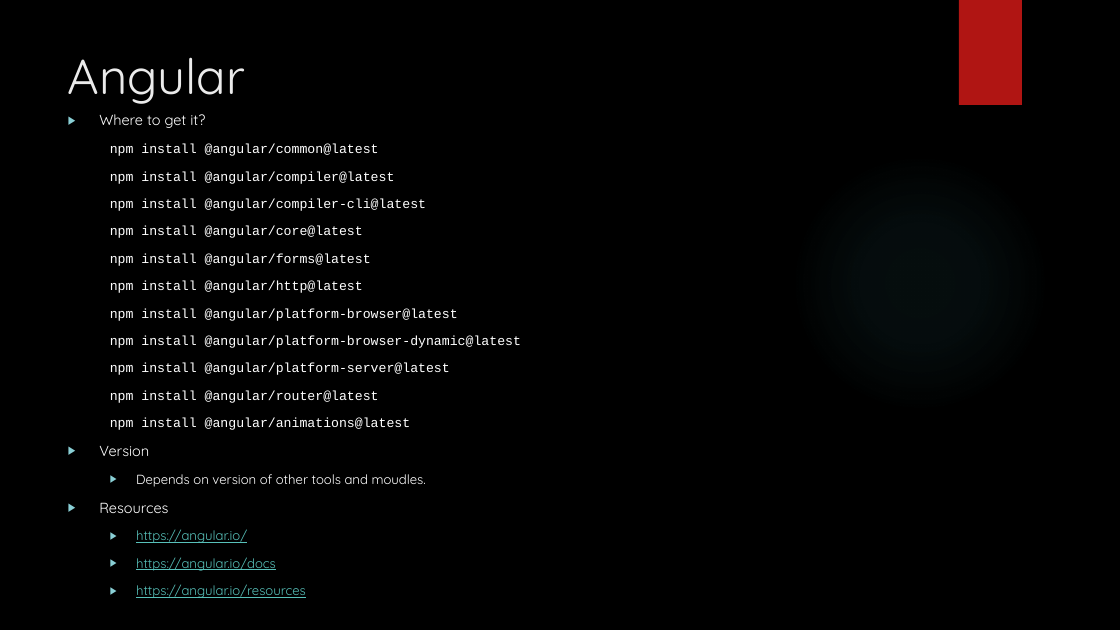
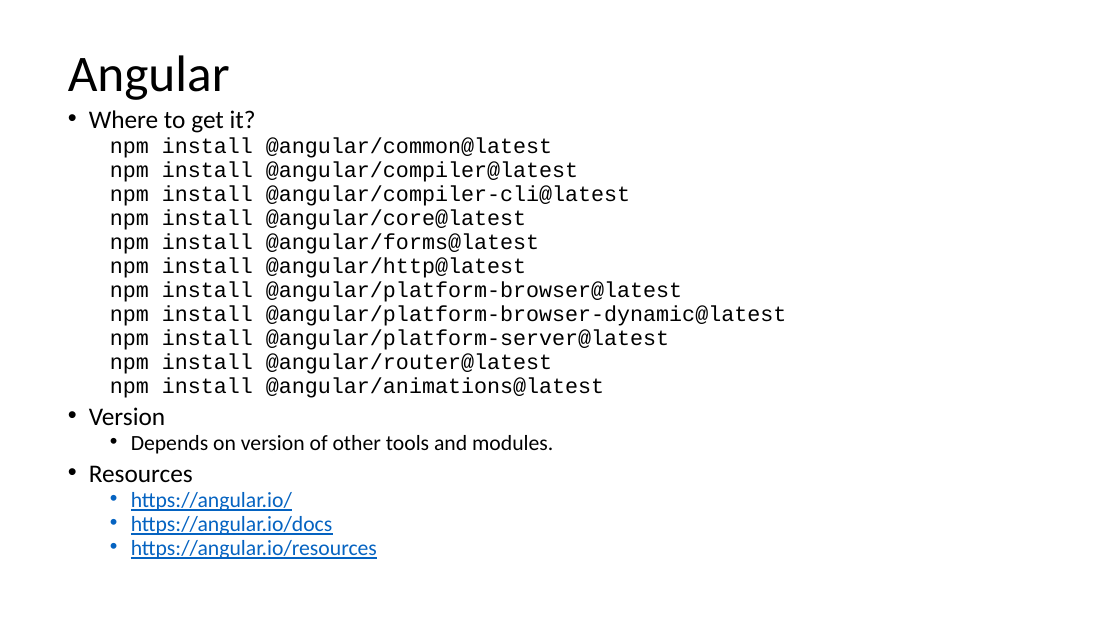
Before and after one commit to buildmotion/custom-angular-modules, a slide deck: slide 27 of presentation/custom-angular-modules.pptx. Drawn at 1120x630 pixels with LibreOffice and Linux fonts; fonts in the diff are those of the drawing; background and template pictures are left out. Boxes give left, top, right and bottom in pixels: in the first picture for what was removed or moved away, otherwise in the second. Text is boxed around its words. In the diff, an @@ line names an element or a change of style, - is before the commit and + after.

```diff
--- a/presentation/custom-angular-modules.pptx
+++ b/presentation/custom-angular-modules.pptx
@@ background picture (left out) to #FFFFFF @@
@@ rectangle removed at bbox=[959, 0, 1022, 105] @@
@@ title "Angular" at bbox=[68, 55, 230, 100]: size 42 to 44 pt, font Quicksand to Calibri, text colour #EBEBEB to #000000; line spacing 1 to 0.9; vertical alignment top to middle @@
@@ text at bbox=[89, 110, 786, 559]: size 12.5 to 21.7 pt in "Where to get it?", "Version", "Resources"; font Quicksand to Calibri in "Where to get it?", "Version", "Resources", "https://angular.io/" and 2 more places; text colour #FFFFFF to #000000 in "Where to get it?", "npm install @angular/common@latest", "npm install @angular/compiler@latest", "npm install @angular/compiler-cli@latest" and 10 more places; size 11.2 to 18.6 pt in "npm install @angular/common@latest", "npm install @angular/compiler@latest", "npm install @angular/compiler-cli@latest", "npm install @angular/core@latest" and 10 more places; text colour #58C1BA to #0563C1 in "https://angular.io/", "https://angular.io/docs", "https://angular.io/resources"; bullet ▶ to •; line spacing 1 to 0.7; less space between paragraphs @@
@@ ellipse removed at bbox=[791, 154, 1049, 413] @@
@@ text at bbox=[131, 435, 553, 454]: text changed; size 11.2 to 18.6 pt; font Quicksand to Calibri; text colour #FFFFFF to #000000 @@
-  ▶ Depends on version of other tools and moudles.
+  • Depends on version of other tools and modules.
```
Also in this commit, not shown: 42 other slides changed, 5 slides added, 20 slides removed, 2 other files.
